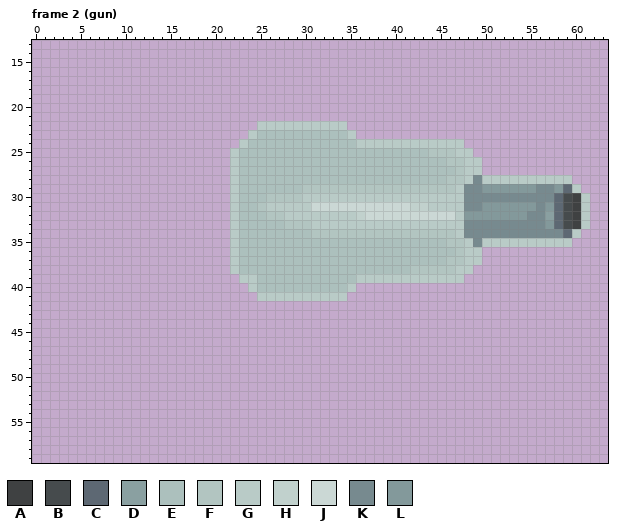
Two states of a pixel-art file, tower base.ase. This is how it looked before the edit.
64x64 pixels, 8 frames. Pixels under 10% opacity are left out. Colours within 5 levels of each other are drawn and written as one. Shown: frame 2 (gun): x 0..63, y 13..59. The commit also changed other frames, which this record leaves out.
Palette (. is transparent): A #3f4142  B #464b4d  C #5d6873  D #8aa0a1  E #acc0bd  F #b2c5c1  G #b9cbc7  H #c1d1cd  J #cbd8d5  K #778a8f  L #83999b
New version:
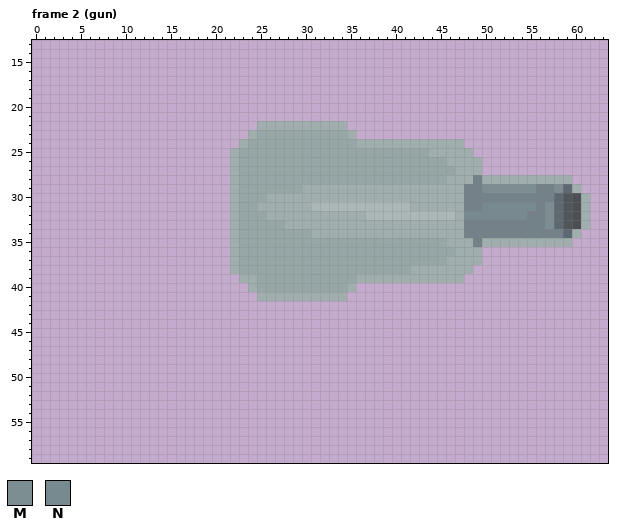
Colours new in this view: M #7d8e92  N #778a8f
Difference:
Colour A changes from #3f4142 to #4c4f53.
Colour B changes from #464b4d to #50565a.
Colour E changes from #acc0bd to #97a7a8.
Colour G changes from #b9cbc7 to #a0aeae.
Colour J changes from #cbd8d5 to #acb7b8.
Colour K changes from #778a8f to #738288.
Frame 2 (gun):
The edit turns colour F into colour G in row 25 at x 44 to 46; in row 26 at x 46 to 47; in row 27 at x 47; in row 28 at x 46 to 47; in row 29 at x 30 to 46; in row 30 at x 26 to 29.
The edit turns colour F into colour G in row 31 at x 25; in row 32 at x 26 to 27; in row 33 at x 28 to 30; in row 34 at x 31 to 46; in row 35 at x 46 to 47; in row 36 at x 47.
The edit turns colour F into colour G in row 37 at x 46 to 47; in row 38 at x 42 to 46.
The edit turns colour H into colour G in row 31 at x 42 to 43; in row 32 at x 36.
The edit turns colour D into colour M in row 32 at x 57.
The edit turns colour L into colour M in row 29 at x 50 to 55 and 58; in row 31 at x 57; in row 33 at x 57.
The edit turns colour L into colour N in row 31 at x 50 to 55; in row 32 at x 48 to 54.
Changed places in both pictures, as pixel boxes (x1, y1, x2, y2):
changed: (230, 121, 590, 301)
